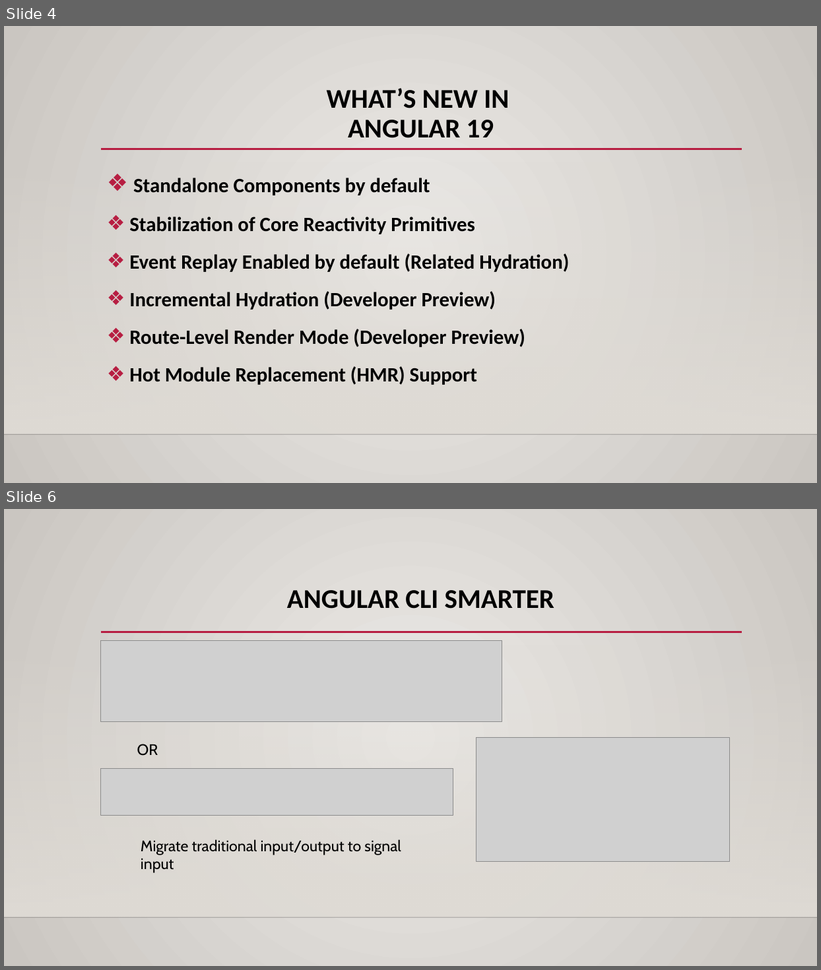
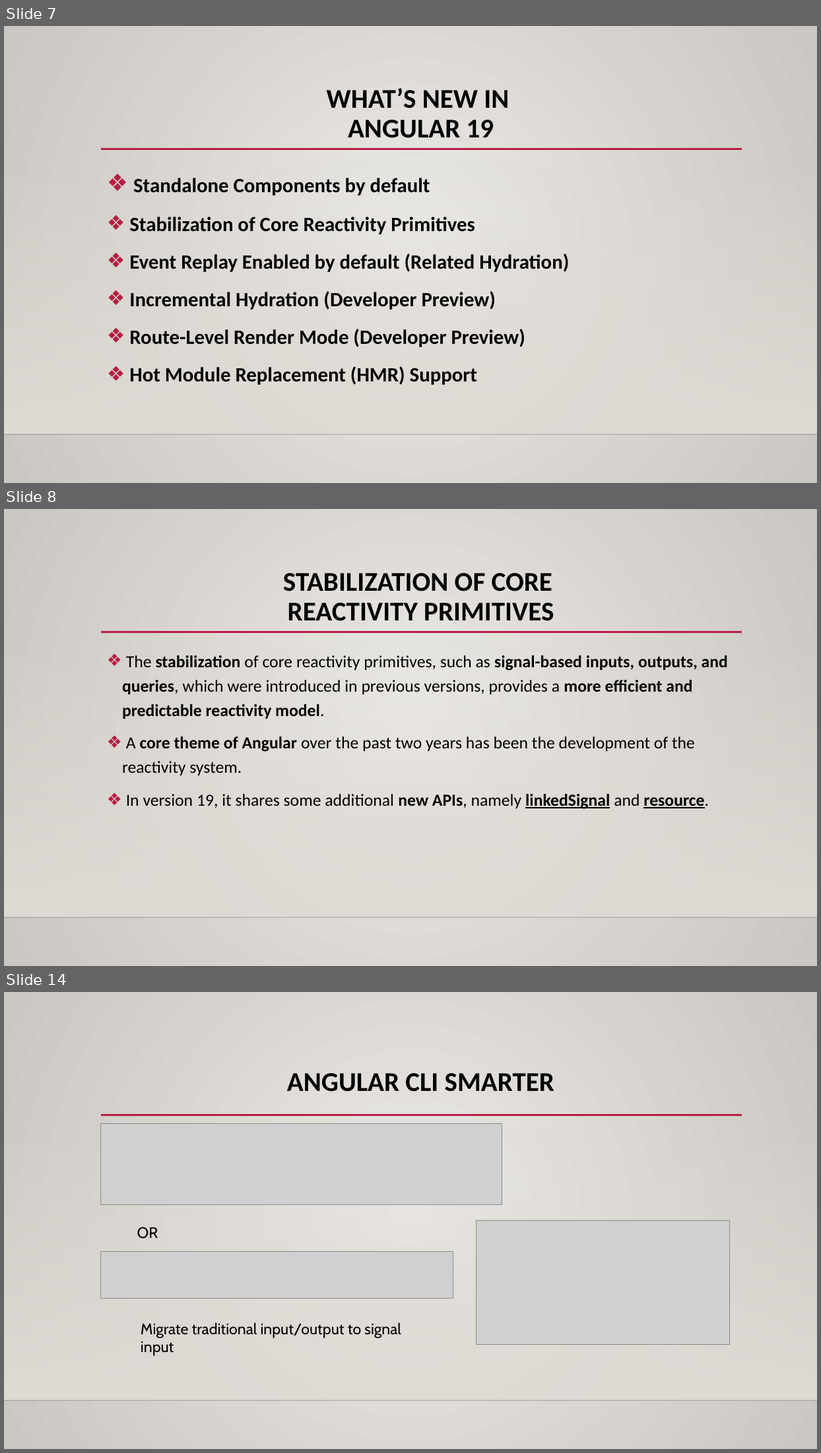
Before and after one commit to TriBuiQuang/demo_angular_19, a slide deck: Presentation2.pptx. Shown one above the other, each under a label of ours: slides 4 and 6 before the commit, slides 7, 8 and 14 after it; the slides between them are not shown. The pictures are 821x970 and 821x1453 pixels, drawn with LibreOffice and Linux fonts; fonts in the diff are those of the drawing; grey boxes stand for pictures; background and template pictures are left out. Boxes give left, top, right and bottom in pixels: in the first picture for what was removed or moved away, otherwise in the second. Text is boxed around its words. In the diff, an @@ line names an element or a change of style, - is before the commit and + after.

```diff
--- a/Presentation2.pptx
+++ b/Presentation2.pptx
@@ slide 8 added at [4,509,817,966], background gradient #ECEAE7 to #CAC7C1; not listed: 3 template elements that a slide beside it also shows @@
@@ title added at [283,573,554,621], 32 pt, text #000000, bold @@
+STABILIZATION OF CORE
+REACTIVITY PRIMITIVES
@@ text added at [122,656,728,809], 20 pt, text #000000 @@
+❖ The stabilization of core reactivity primitives, such as signal-based inputs, outputs, and queries, which were introduced in previous versions, provides a more efficient and predictable reactivity model.
+❖ A core theme of Angular over the past two years has been the development of the reactivity system.
+❖ In version 19, it shares some additional new APIs, namely linkedSignal and resource.
@@ what was slide 4 is now slide 7 @@
@@ what was slide 6 is now slide 14 @@
```
Also in this commit, not shown: 2 slides changed, 7 other slides added, 1 other file.
